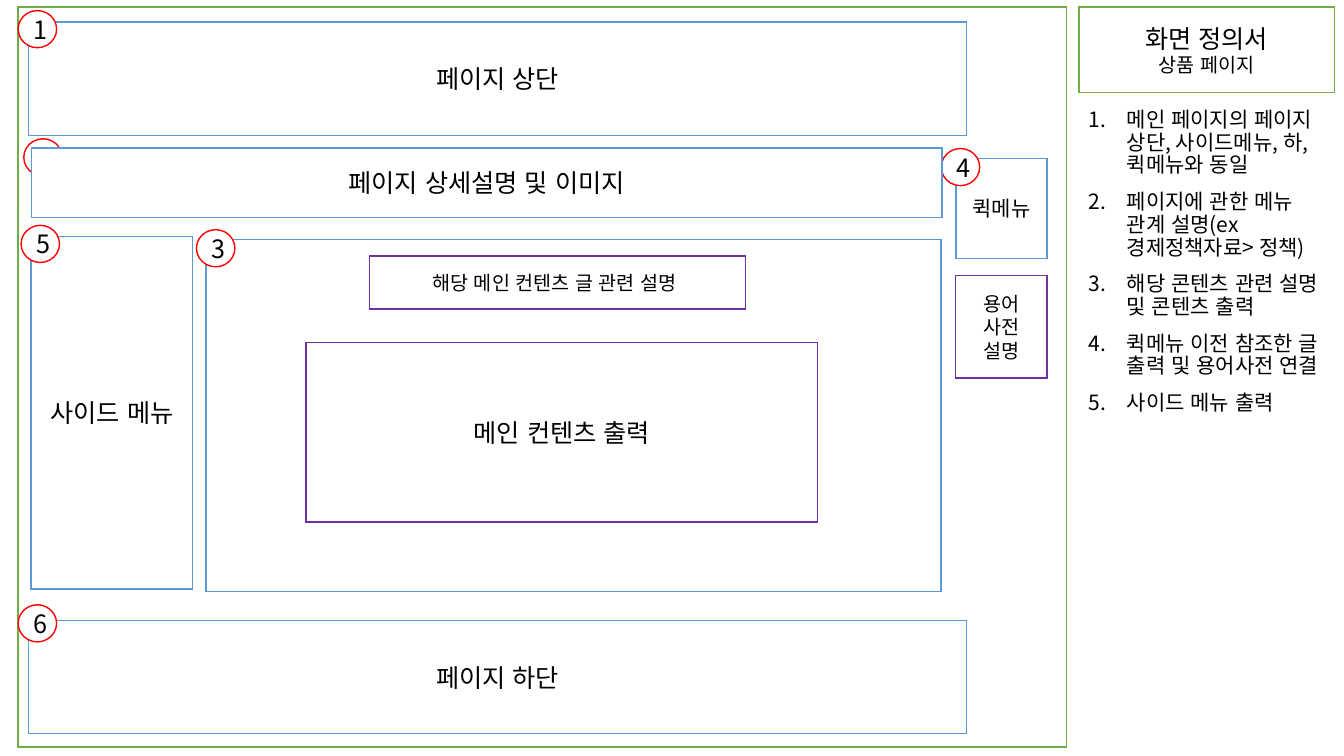
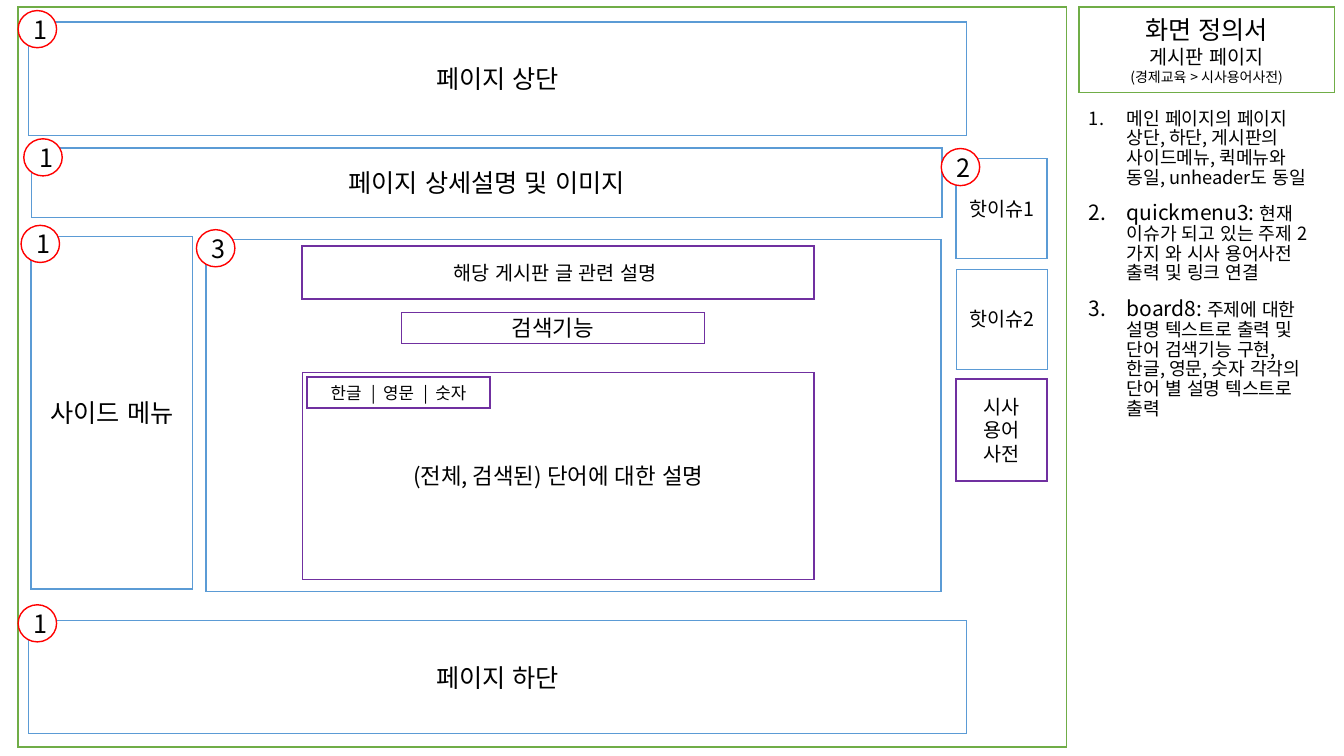
Before and after one commit to JSH970930/renewKDI, a slide deck: slide 12 of 응용SW프로젝트 화면정의서 1조.pptx (slide 5 before the commit). Drawn at 1344x756 pixels with LibreOffice and Linux fonts; fonts in the diff are those of the drawing. Boxes give left, top, right and bottom in pixels: in the first picture for what was removed or moved away, otherwise in the second. Text is boxed around its words. In the diff, an @@ line names an element or a change of style, - is before the commit and + after.

```diff
--- a/응용SW프로젝트 화면정의서 1조.pptx
+++ b/응용SW프로젝트 화면정의서 1조.pptx
@@ text in rectangle at box(1130, 47, 1283, 85): text changed; size 14 to 10 pt @@
-상품 페이지
+게시판 페이지
+(경제교육 > 시사용어사전)
@@ text at box(1127, 110, 1305, 417): text changed; size 15 to 13 pt @@
-1. 메인 페이지의 페이지 상단, 사이드메뉴, 하, 퀵메뉴와 동일
-2. 페이지에 관한 메뉴 관계 설명(ex 경제정책자료> 정책)
-3. 해당 콘텐츠 관련 설명 및 콘텐츠 출력
-4. 퀵메뉴 이전 참조한 글 출력 및 용어사전 연결
-5. 사이드 메뉴 출력
+1. 메인 페이지의 페이지 상단, 하단, 게시판의 사이드메뉴, 퀵메뉴와 동일, unheader도 동일
+2. quickmenu3: 현재 이슈가 되고 있는 주제 2가지 와 시사 용어사전 출력 및 링크 연결
+3. board8: 주제에 대한 설명 텍스트로 출력 및 단어 검색기능 구현,
+   한글, 영문, 숫자 각각의 단어 별 설명 텍스트로 출력
@@ text in ellipse at box(39, 141, 53, 173): text changed @@
-2
+1
@@ text in ellipse at box(957, 151, 971, 183): text changed @@
-4
+2
@@ text in rectangle at box(969, 199, 1034, 218): text changed; size 15 to 14 pt @@
-퀵메뉴
+핫이슈1
@@ text in ellipse at box(37, 228, 51, 260): text changed @@
-5
+1
@@ rectangle "해당 게시판 글 관련 설명": place and size @@
-rectangle "해당 게시판 글 관련 설명" at box(370, 256, 746, 310)
+rectangle "해당 게시판 글 관련 설명" at box(302, 246, 815, 299)
@@ text in rectangle at box(454, 263, 656, 282): text changed @@
-해당 메인 컨텐츠 글 관련 설명
+해당 게시판 글 관련 설명
@@ rectangle added at box(957, 270, 1048, 370), fill #FFFFFF, outline #5B9BD5 1 pt, 14 pt, text #000000 @@
+핫이슈2
@@ rectangle "검색기능": place and size @@
-rectangle "검색기능" at box(307, 343, 819, 522)
+rectangle "검색기능" at box(401, 313, 705, 344)
@@ text in rectangle at box(512, 317, 594, 338): text changed; size 18 to 16 pt @@
-메인 컨텐츠 출력
+검색기능
@@ rectangle added at box(302, 372, 815, 580), fill #FFFFFF, outline #7030A0 1 pt, 16 pt, text #000000 @@
+(전체, 검색된) 단어에 대한 설명
@@ rectangle added at box(308, 377, 491, 408), fill #FFFFFF, outline #7030A0 1 pt, 12 pt, text #000000 @@
+한글 | 영문 | 숫자
@@ rectangle "시사 용어 사전": place and size @@
-rectangle "시사 용어 사전" at box(956, 276, 1047, 378)
+rectangle "시사 용어 사전" at box(956, 379, 1047, 481)
@@ text in rectangle at box(984, 397, 1020, 463): text changed @@
-용어 사전 설명
+시사 용어 사전
@@ text in ellipse at box(34, 607, 48, 639): text changed @@
-6
+1
```
Also in this commit, not shown: 4 other slides changed, 7 slides added, 8 other files.
